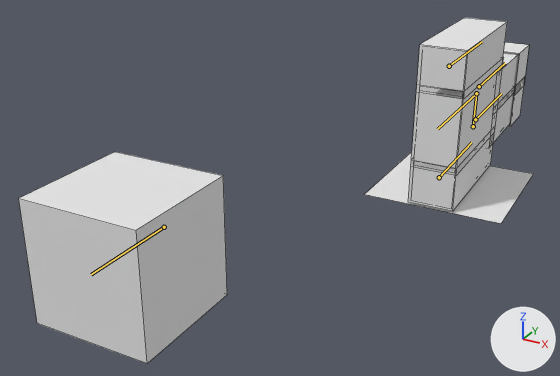
What one commit did to the Blender file blends/character.blend.
Before and after are seen from a camera (50 mm lens) standing at (10.8, -43.1, 9.9) and looking at (-5.6, -13.2, -5.0). The lights are fixed; the arrows at lower right show +X, +Y and +Z. Both versions are drawn at frame 225 of the action 'ArmatureAction.001'; the numbers are the values there. The bones that bend it are drawn over the model as lines. Mesh edges are drawn as thin lines.

Names of what the first picture shows: 'Player'.
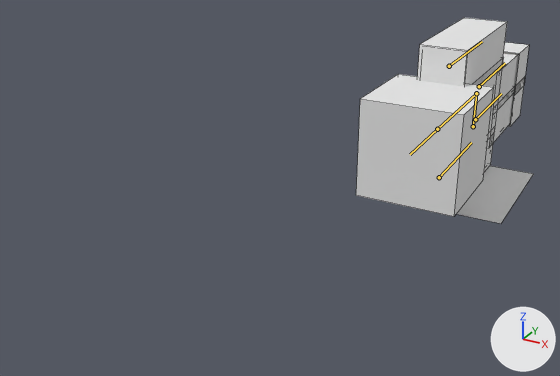
The edits, one by one:
Bone 'Head' (bone_head) moves from (0.0, 15.51, -5.41) to (0.0, 0.0, 0.0).

Location of each change, (x1, y1, x2, y2) in pixels of the pictures (560 x 376 px):
'Player', posed (65% narrower, 40% shorter)
    before: (19, 18, 533, 363)
    after: (356, 18, 533, 223)
bone 'Head', root to tip
    before: (164, 227) to (91, 274)
    after: (437, 129) to (410, 154)
